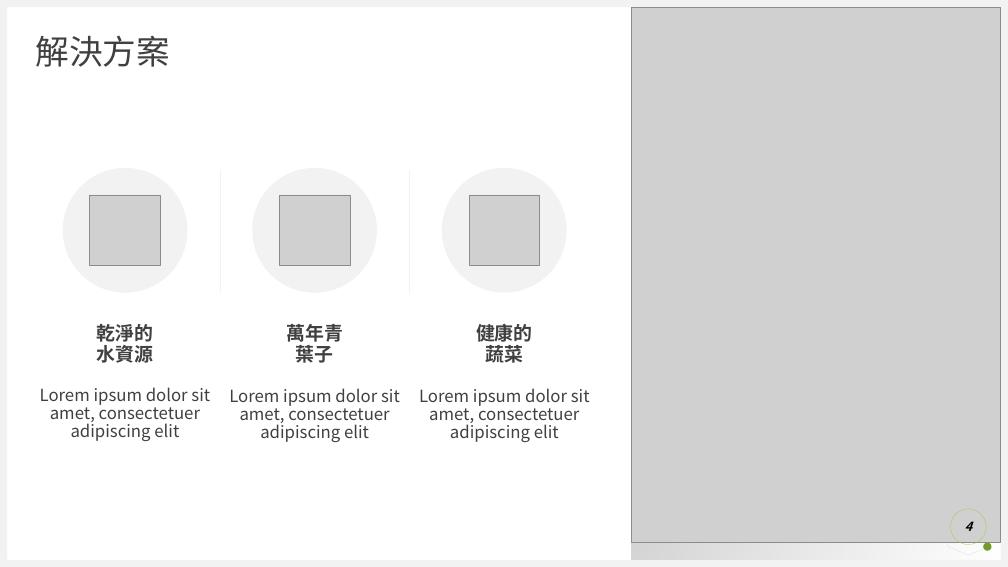
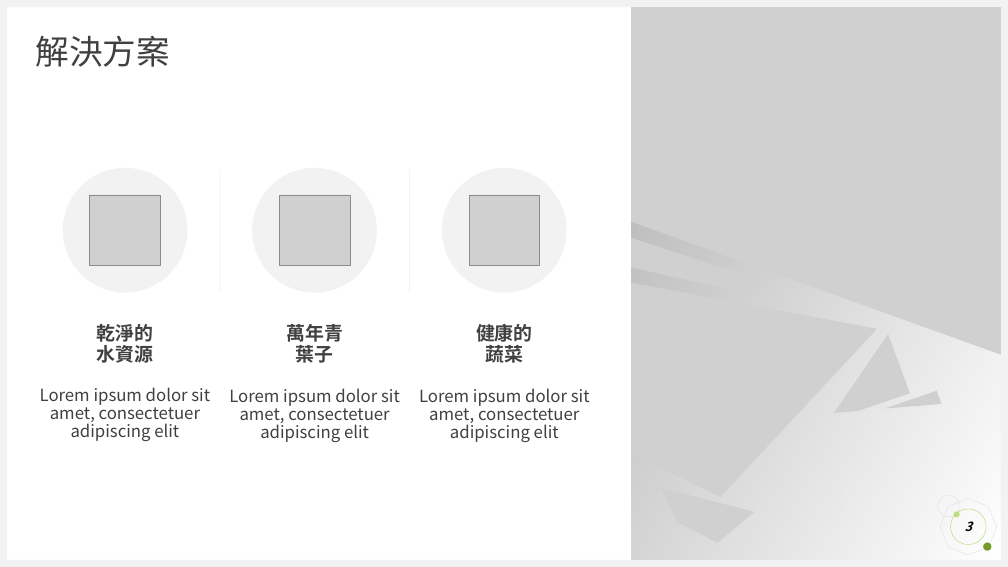
Before and after one commit to xrick/TeacherAssist_V2, a slide deck: slide 3 of backend/data/templates/modern_clean.pptx (slide 4 before the commit). Drawn at 1008x567 pixels with LibreOffice and Linux fonts; fonts in the diff are those of the drawing; grey boxes stand for pictures. Boxes give left, top, right and bottom in pixels: in the first picture for what was removed or moved away, otherwise in the second. Text is boxed around its words. In the diff, an @@ line names an element or a change of style, - is before the commit and + after.

```diff
--- a/backend/data/templates/modern_clean.pptx
+++ b/backend/data/templates/modern_clean.pptx
@@ picture at [631, 7, 1001, 542]: outline redrawn @@
@@ octagon at [934, 493, 1002, 561]: proportions changed @@
@@ ellipse added at [938, 495, 959, 516], outline #D9D9D9 0.25 pt @@
@@ ellipse added at [954, 511, 960, 517], fill #C2E088 @@
@@ page number at [965, 521, 972, 531]: text changed @@
-4
+3
```
Also in this commit, not shown: 6 other slides changed, 11 slides removed, 39 other files.
